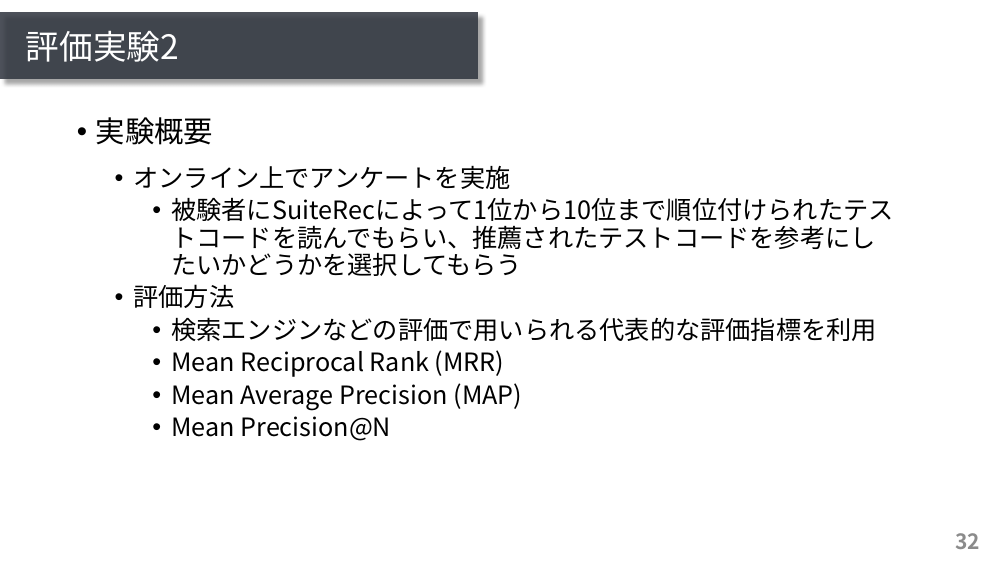
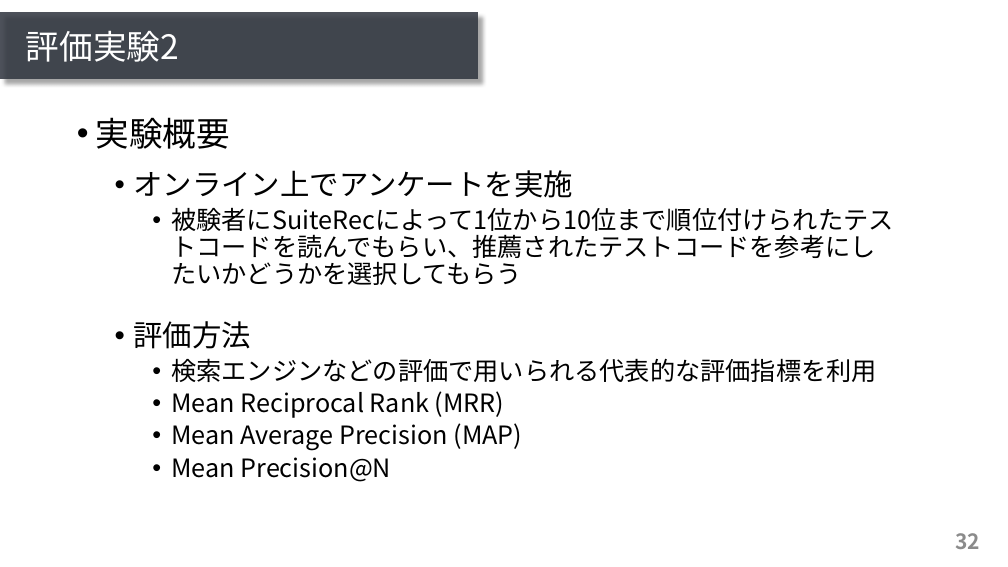
Before and after one commit to ryosuke-ku/mthesis2020-pre, a slide deck: slide 32 of presentation_kurachi.pptx. Drawn at 1008x567 pixels with LibreOffice and Linux fonts; fonts in the diff are those of the drawing. Boxes give left, top, right and bottom in pixels: in the first picture for what was removed or moved away, otherwise in the second. Text is boxed around its words. In the diff, an @@ line names an element or a change of style, - is before the commit and + after.

```diff
--- a/presentation_kurachi.pptx
+++ b/presentation_kurachi.pptx
@@ text at (96, 117, 573, 349): size 28 to 32 pt in "実験概要"; size 24 to 28 pt in "オンライン上でアンケートを実施", "評価方法" @@
```
Also in this commit, not shown: 4 other slides changed, 1 slide added, 1 other file.
